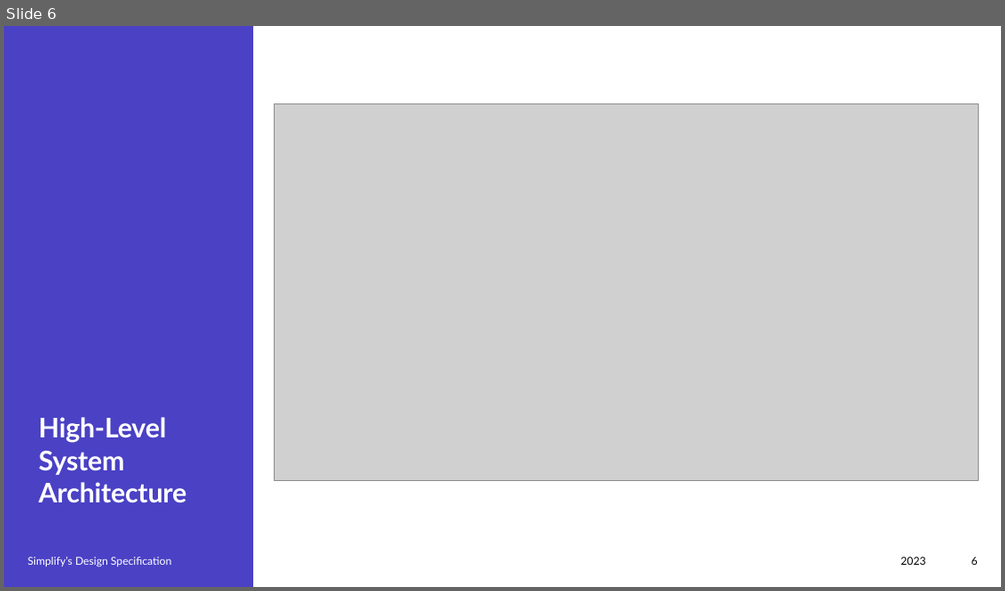
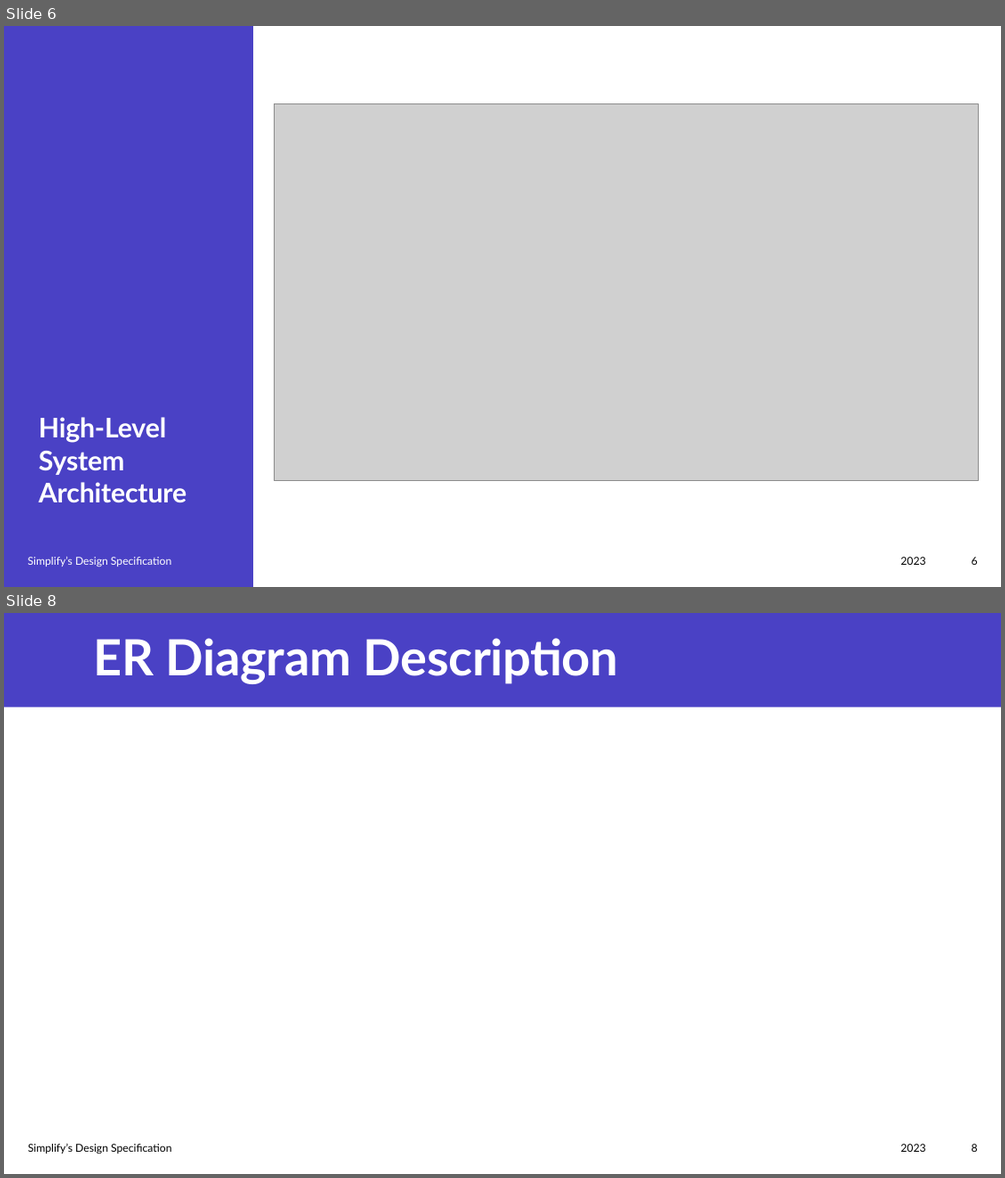
Before and after one commit to praharsh05/ITech-Group, a slide deck: Design specification/ITech_GP.pptx. Shown one above the other, each under a label of ours: slide 6 before the commit, slides 6 and 8 after it; the slides between them are not shown. The pictures are 1005x591 and 1005x1178 pixels, drawn with LibreOffice and Linux fonts; fonts in the diff are those of the drawing; grey boxes stand for pictures. Boxes give left, top, right and bottom in pixels: in the first picture for what was removed or moved away, otherwise in the second. Text is boxed around its words. In the diff, an @@ line names an element or a change of style, - is before the commit and + after.

```diff
--- a/Design specification/ITech_GP.pptx
+++ b/Design specification/ITech_GP.pptx
@@ slide 8 added at bbox=[4, 613, 1001, 1174], background #FFFFFF @@
@@ rectangle added at bbox=[4, 613, 1001, 707], fill #4A41C5 @@
@@ title added at bbox=[93, 638, 618, 684], 48 pt, text #FFFFFF, bold @@
+ER Diagram Description
@@ text added at bbox=[28, 1143, 171, 1154], 10.5 pt, text #000000 @@
+Simplify’s Design Specification
@@ text added at bbox=[900, 1143, 925, 1151], 10.5 pt, text #000000 @@
+2023
@@ page number added at bbox=[971, 1143, 978, 1151], 10.5 pt, text #000000 @@
+8
```
Also in this commit, not shown: 4 slides changed.
